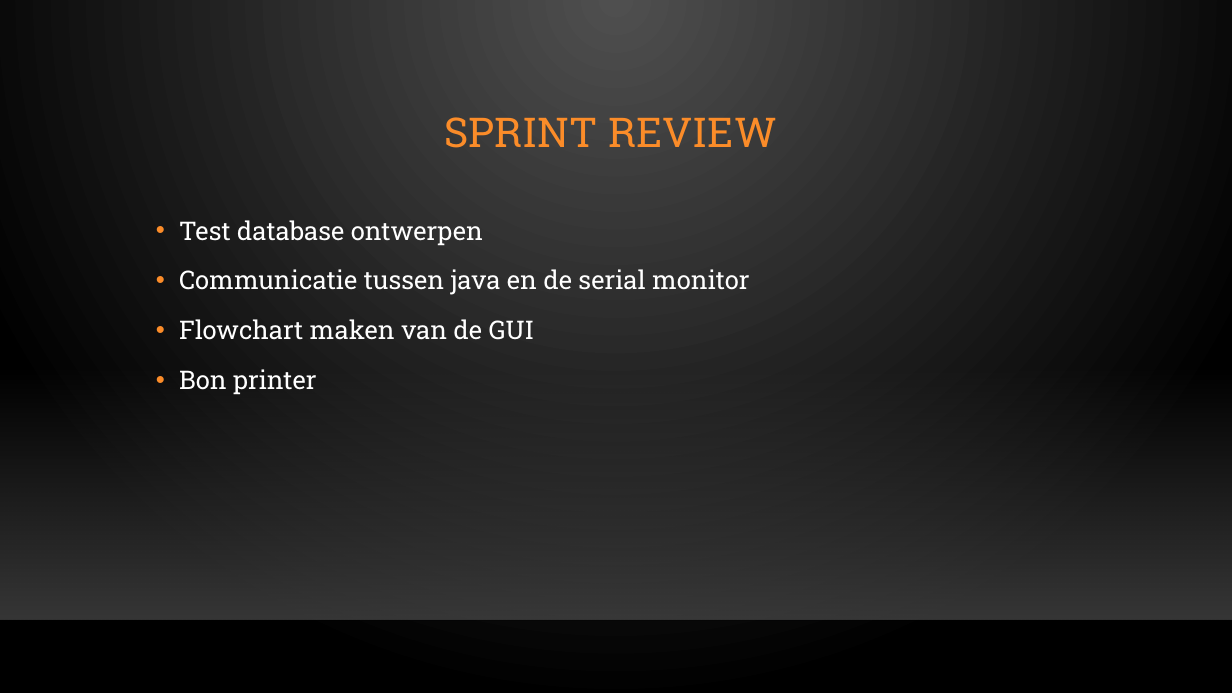
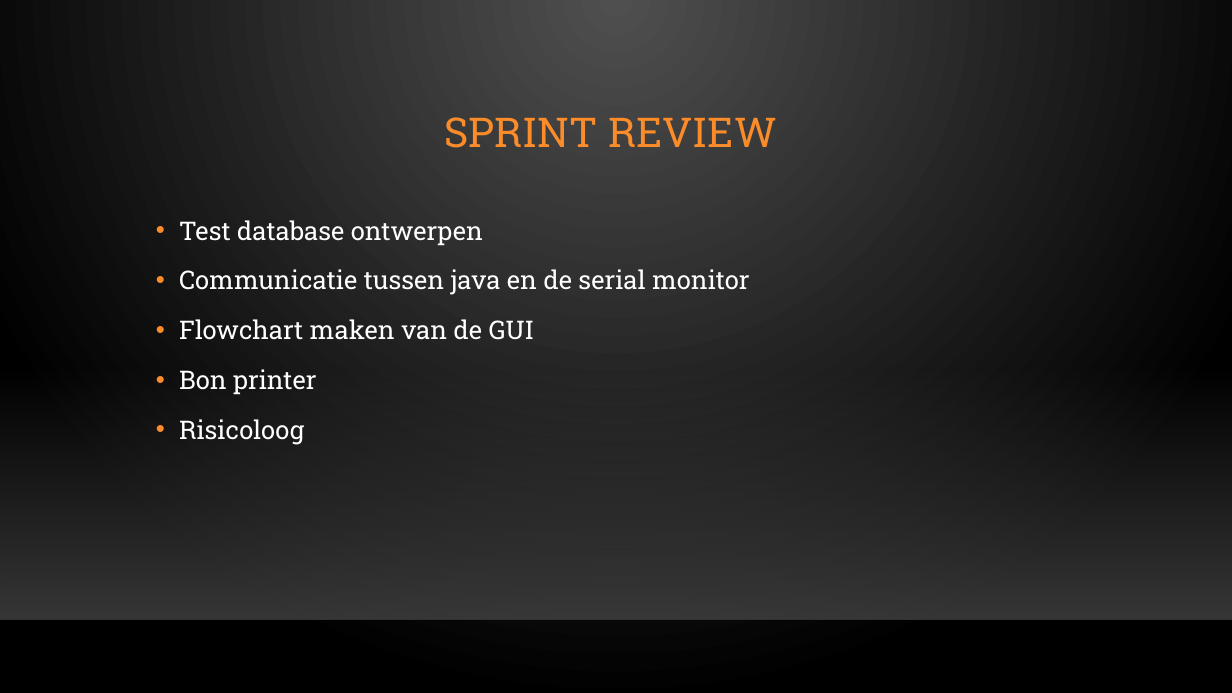
Before and after one commit to OG-netizen/Project-3-4, a slide deck: slide 2 of Sprint Planning/Scrum meeting 2.pptx. Drawn at 1232x693 pixels with LibreOffice and Linux fonts; fonts in the diff are those of the drawing; background and template pictures are left out. Boxes give left, top, right and bottom in pixels: in the first picture for what was removed or moved away, otherwise in the second. Text is boxed around its words. In the diff, an @@ line names an element or a change of style, - is before the commit and + after.

Commit message:
aangepast

```diff
--- a/Sprint Planning/Scrum meeting 2.pptx
+++ b/Sprint Planning/Scrum meeting 2.pptx
@@ text at (179,419,304,445): paragraph added @@
+• Risicoloog
```
